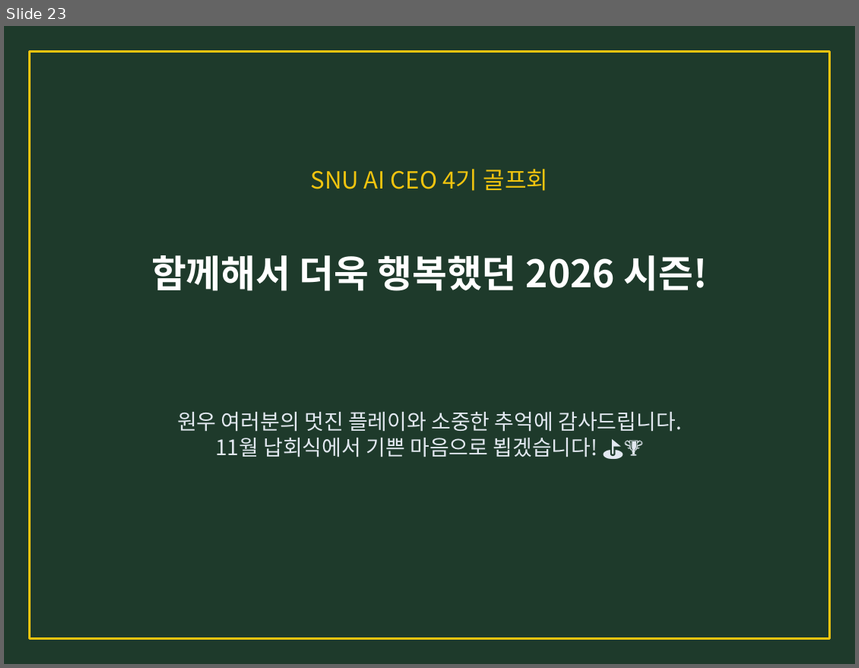
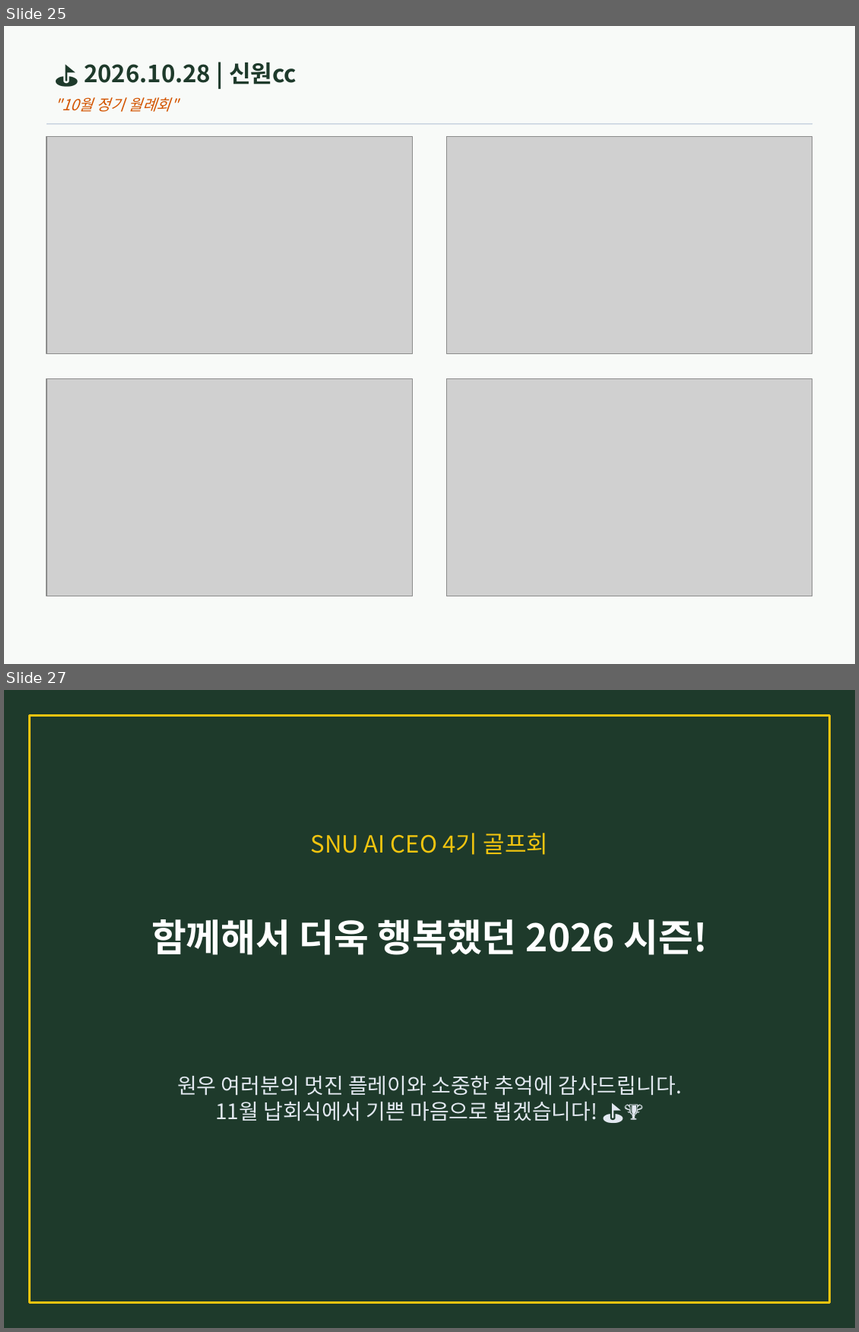
Before and after one commit to BluemMountain/snu-ai-golf4, a slide deck: 2026_SNU_AI_GOLF_Memories.pptx. Shown one above the other, each under a label of ours: slide 23 before the commit, slides 25 and 27 after it; the slides between them are not shown. The pictures are 859x668 and 859x1332 pixels, drawn with LibreOffice and Linux fonts; fonts in the diff are those of the drawing; grey boxes stand for pictures. Boxes give left, top, right and bottom in pixels: in the first picture for what was removed or moved away, otherwise in the second. Text is boxed around its words. In the diff, an @@ line names an element or a change of style, - is before the commit and + after.

```diff
--- a/2026_SNU_AI_GOLF_Memories.pptx
+++ b/2026_SNU_AI_GOLF_Memories.pptx
@@ slide 25 added at (4, 26, 855, 664), background #F8FAF8 @@
@@ text added at (84, 62, 297, 85), 20 pt, text #1E3A2B, bold @@
+⛳ 2026.10.28 | 신원cc
@@ text added at (55, 97, 178, 112), 13 pt, text #D35400, italic @@
+"10월 정기 월례회"
@@ line added from (47, 124) to (813, 124), #CBD5E1 1 pt @@
@@ picture added at (47, 137, 413, 354) @@
@@ picture added at (446, 137, 813, 354) @@
@@ picture added at (47, 379, 413, 596) @@
@@ picture added at (446, 379, 813, 596) @@
@@ what was slide 23 is now slide 27 @@
```
Also in this commit, not shown: 2 slides changed, 3 other slides added, 3 other files.
